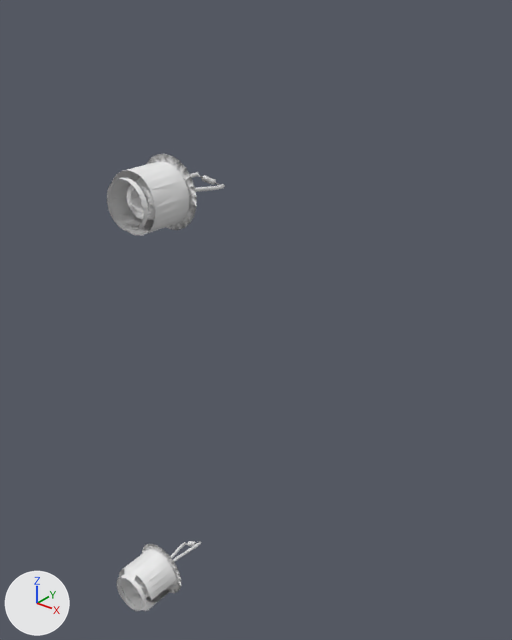
A saved change to the OBJ model DarkChaos-Dev/gameitems/Primitive.LM_L_LPR6_Parts.obj.
The view is the same before and after, from a camera (50 mm lens) standing at (321.0, -269.0, 717.0) and looking at (197.0, -115.0, 622.0). The axes (+X, +Y, +Z) are drawn at lower left. The lights are the same throughout. Where no turn or scale is listed for an object, it has been applied to the vertices. Vertices at the same position are counted once.

Script lines for the objects in view, before the commit:
```python
me_lm_l_lpr6_parts = bpy.data.meshes.new('LM_L_LPR6_Parts')
me_lm_l_lpr6_parts.from_pydata(...)  # 1054 vertices, 1680 faces; spans x 173.0..206.0, y -163.0..-132.0, z 526.0..679.0
# before: 908 (190.0, -149.0, 538.0) at pixel (174, 574), 909 (189.0, -160.0, 540.0) at pixel (147, 590), 925 (190.0, -149.0, 536.0) at pixel (176, 579), 926 (190.0, -160.0, 538.0) at pixel (150, 595), 978 (190.0, -160.0, 536.0) at pixel (151, 600)
ob_lm_l_lpr6_parts = bpy.data.objects.new('LM_L_LPR6_Parts', me_lm_l_lpr6_parts)
ob_lm_l_lpr6_parts.location = (0.0, 0.0, 0.0)
```
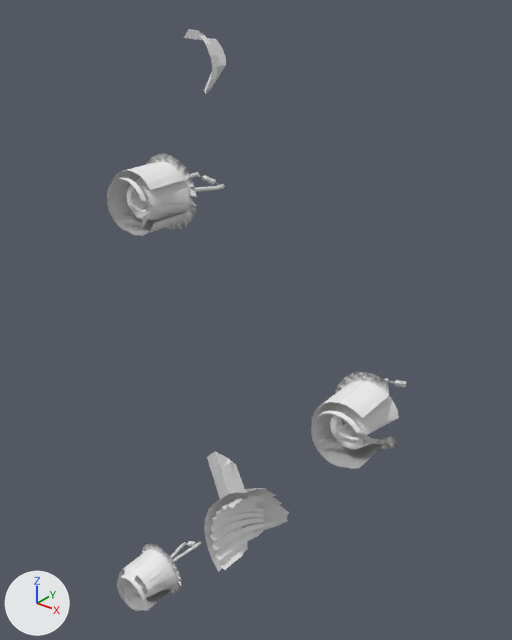
Location of each change, [x1, y1, x2, y2] in pixels of the pictures (512 x 640 px; the box of a moved part takes in the faces that stretch with it):
```json
{"object": "LM_L_LPR6_Parts", "change": "reshaped", "before": [107, 154, 225, 611], "after": [107, 29, 407, 611], "on screen": "153% wider, 27% taller"}
{"part": 1, "of": "me_lm_l_lpr6_parts", "change": "added", "after": [387, 380, 407, 388]}
{"part": 2, "of": "me_lm_l_lpr6_parts", "change": "added", "after": [330, 372, 399, 450]}
{"part": 3, "of": "me_lm_l_lpr6_parts", "change": "added", "after": [210, 496, 276, 570]}
{"part": 4, "of": "me_lm_l_lpr6_parts", "change": "added", "after": [204, 451, 289, 572]}
{"part": 5, "of": "me_lm_l_lpr6_parts", "change": "added", "after": [311, 410, 360, 468]}
{"part": 6, "of": "me_lm_l_lpr6_parts", "change": "added", "after": [311, 381, 389, 469]}
{"part": 7, "of": "me_lm_l_lpr6_parts", "change": "added", "after": [184, 29, 226, 95]}
{"part": 8, "of": "me_lm_l_lpr6_parts", "change": "moved or reshaped", "before": [142, 178, 225, 223], "after": [205, 178, 225, 190]}
{"part": 9, "of": "me_lm_l_lpr6_parts", "change": "deleted", "before": [148, 575, 176, 601]}
```

Scene script edits in JSON lines:
```json
{"block": "me_lm_l_lpr6_parts", "where": "# used by ob_lm_l_lpr6_parts; location = (0.0, 0.0, 0.0)"}
{"block": "me_lm_l_lpr6_parts", "where": "# verts and faces of me_lm_l_lpr6_parts; kept vertices keep their numbers, new ones are numbered from 1054"}
{"op": "remove", "block": "me_lm_l_lpr6_parts", "code": "me_lm_l_lpr6_parts.from_pydata(...)  # 1054 vertices, 1680 faces; spans x 173.0..206.0, y -163.0..-132.0, z 526.0..679.0"}
{"op": "add", "block": "me_lm_l_lpr6_parts", "code": "me_lm_l_lpr6_parts.from_pydata(...)  # 1669 vertices, 2573 faces; spans x 152.0..265.0, y -163.0..-80.0, z 494.0..702.0"}
{"block": "me_lm_l_lpr6_parts", "change": "me_lm_l_lpr6_parts part 1: a new loose piece of 174 vertices spanning x 252.0..258.0, y -134.0..-133.0, z 628.0..630.0"}
{"block": "me_lm_l_lpr6_parts", "change": "me_lm_l_lpr6_parts part 2: a new loose piece of 111 vertices spanning x 247.0..265.0, y -158.0..-147.0, z 620.0..639.0"}
{"block": "me_lm_l_lpr6_parts", "change": "me_lm_l_lpr6_parts part 3: a new loose piece of 104 vertices spanning x 167.0..183.0, y -107.0..-84.0, z 497.0..535.0"}
{"block": "me_lm_l_lpr6_parts", "change": "me_lm_l_lpr6_parts part 4: a new loose piece of 86 vertices spanning x 164.0..187.0, y -107.0..-80.0, z 494.0..551.0"}
{"block": "me_lm_l_lpr6_parts", "change": "me_lm_l_lpr6_parts part 5: a new loose piece of 39 vertices spanning x 251.0..262.0, y -163.0..-161.0, z 623.0..636.0"}
{"block": "me_lm_l_lpr6_parts", "change": "me_lm_l_lpr6_parts part 6: a new loose piece of 36 vertices spanning x 249.0..262.0, y -160.0..-149.0, z 622.0..637.0"}
{"block": "me_lm_l_lpr6_parts", "change": "me_lm_l_lpr6_parts part 7: a new loose piece of 27 vertices spanning x 152.0..166.0, y -98.0..-88.0, z 683.0..702.0"}
{"block": "me_lm_l_lpr6_parts", "change": "me_lm_l_lpr6_parts part 8"}
{"block": "me_lm_l_lpr6_parts", "change": "8 vertices are removed from x 202.0..204.0, y -163.0..-149.0, z 668.0..672.0"}
{"block": "me_lm_l_lpr6_parts", "change": "99 faces are deleted"}
{"block": "me_lm_l_lpr6_parts", "change": "4 vertices move within x 195.0..196.0, y -134.0..-133.0, z 669.0"}
{"block": "me_lm_l_lpr6_parts", "change": "82 new faces join them"}
{"block": "me_lm_l_lpr6_parts", "change": "me_lm_l_lpr6_parts part 9"}
{"op": "add", "block": "me_lm_l_lpr6_parts", "code": "delete_vertices([925, 926, 978])  # with the faces that use them"}
```
